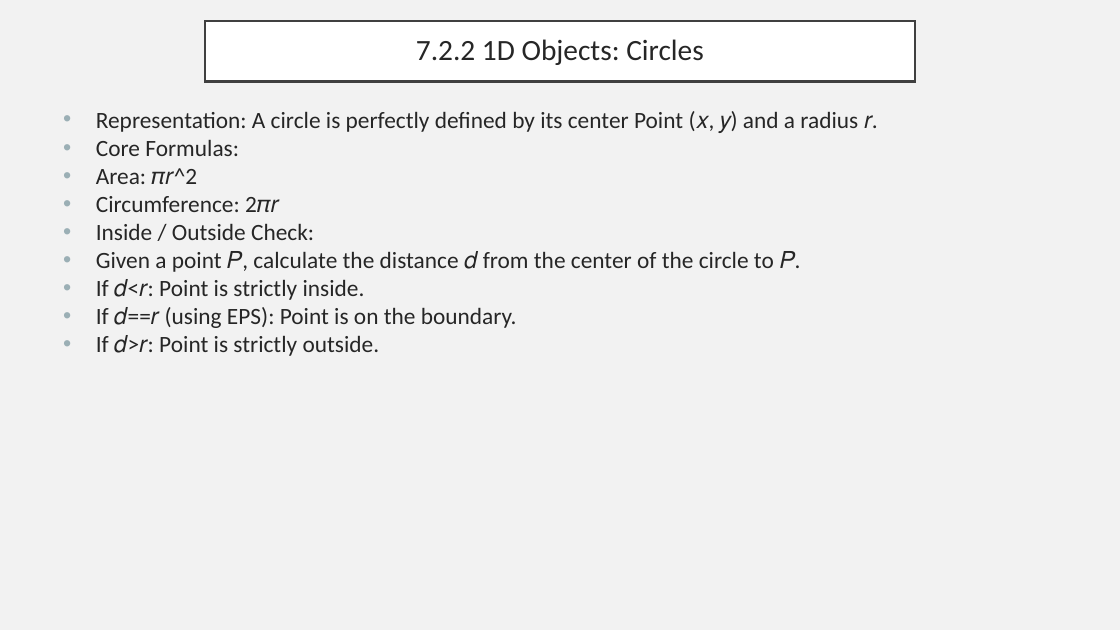
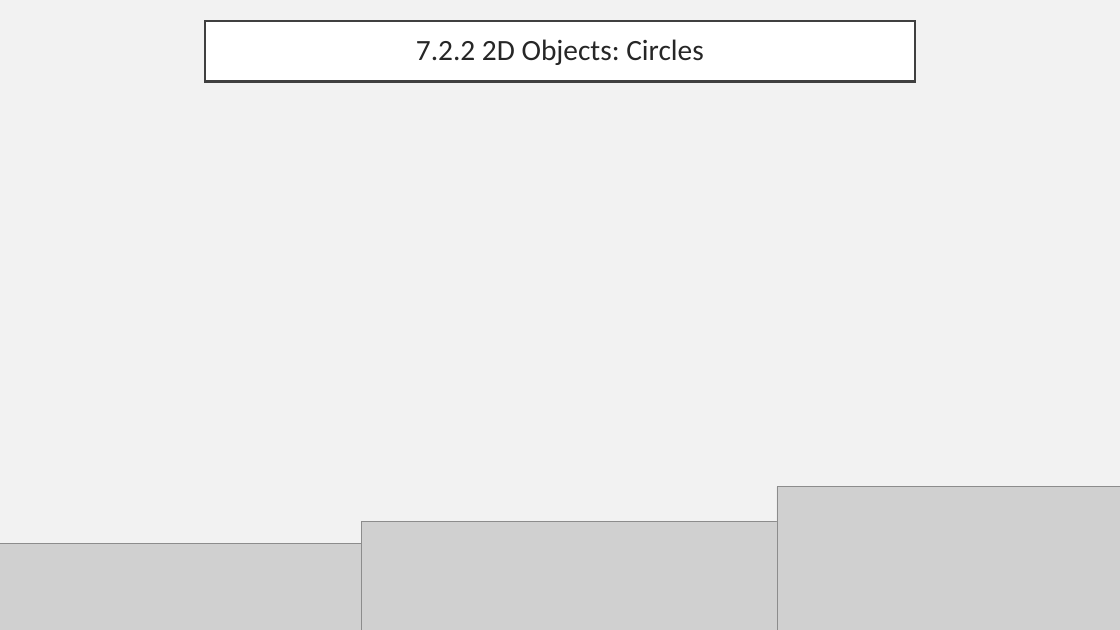
Before and after one commit to ryan-pelchat/competitive-programming-bootcamp-summer-2026, a slide deck: slide 9 of slides/day5_slides.pptx (slide 11 before the commit). Drawn at 1120x630 pixels with LibreOffice and Linux fonts; fonts in the diff are those of the drawing; grey boxes stand for pictures. Boxes give left, top, right and bottom in pixels: in the first picture for what was removed or moved away, otherwise in the second. Text is boxed around its words. In the diff, an @@ line names an element or a change of style, - is before the commit and + after.

```diff
--- a/slides/day5_slides.pptx
+++ b/slides/day5_slides.pptx
@@ title at [416,39,703,65]: text changed @@
-7.2.2 1D Objects: Circles
+7.2.2 2D Objects: Circles
@@ text removed at [96,111,872,356] @@
-• Representation: A circle is perfectly defined by its center Point (𝑥, 𝑦) and a radius 𝑟.
-• Core Formulas:
-• Area: 𝜋𝑟^2
-• Circumference: 2𝜋𝑟
-• Inside / Outside Check:
-• Given a point 𝑃, calculate the distance 𝑑 from the center of the circle to 𝑃.
-• If 𝑑<𝑟: Point is strictly inside.
-• If 𝑑==𝑟 (using EPS): Point is on the boundary.
-• If 𝑑>𝑟: Point is strictly outside.
@@ picture added at [777,486,1120,630] @@
@@ picture added at [361,522,781,630] @@
@@ picture added at [0,544,362,630] @@
```
Also in this commit, not shown: 7 other slides changed, 8 slides added, 7 slides removed, 12 other files.
